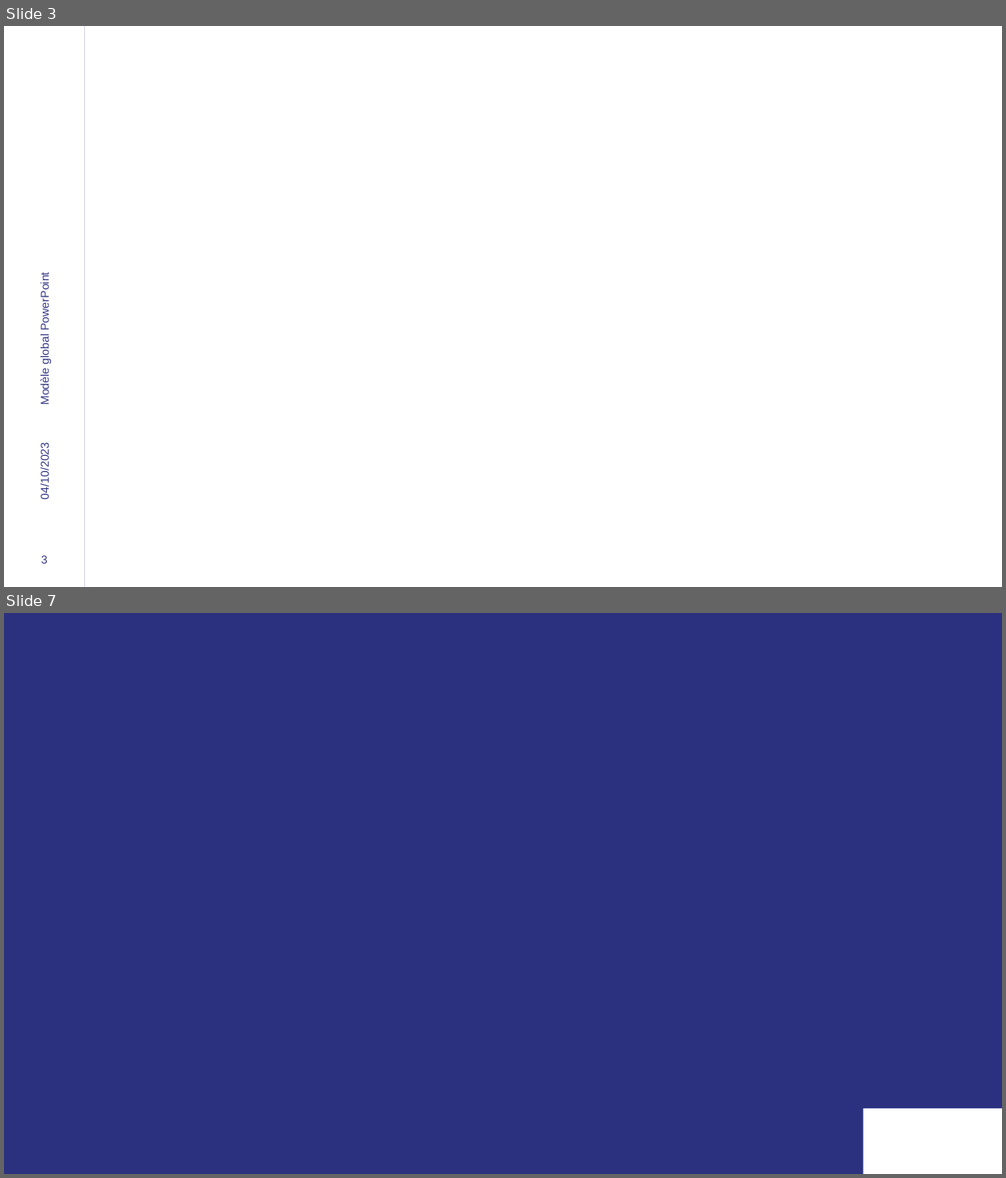
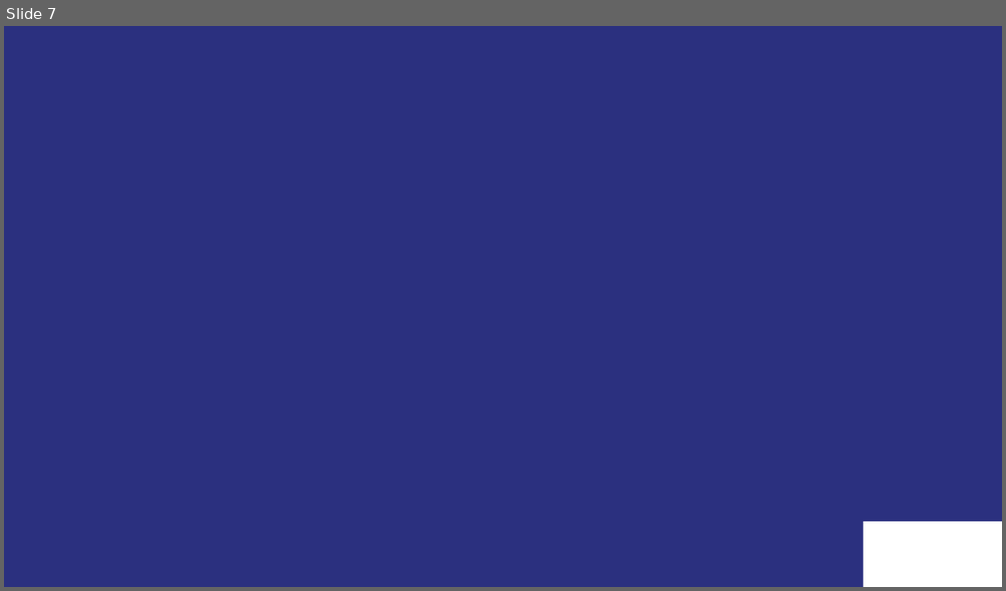
Before and after one commit to PierrePac/miphi, a slide deck: Annexe/Dossier/Présentation1.pptx. Shown one above the other, each under a label of ours: slides 3 and 7 before the commit, slide 7 after it; the slides between them are not shown. The pictures are 1006x1178 and 1006x591 pixels, drawn with LibreOffice and Linux fonts; fonts in the diff are those of the drawing; background and template pictures are left out. Boxes give left, top, right and bottom in pixels: in the first picture for what was removed or moved away, otherwise in the second. Text is boxed around its words. In the diff, an @@ line names an element or a change of style, - is before the commit and + after.

```diff
--- a/Annexe/Dossier/Présentation1.pptx
+++ b/Annexe/Dossier/Présentation1.pptx
@@ slide 3 removed at bbox=[4, 26, 1002, 587], background #FFFFFF @@
@@ line removed from (85, 26) to (85, 587) @@
@@ text removed at bbox=[39, 278, 52, 404] @@
-Modèle global PowerPoint
@@ text removed at bbox=[39, 448, 52, 498] @@
-04/10/2023
@@ page number removed at bbox=[41, 556, 48, 564] @@
-3
```
Also in this commit, not shown: 38 slides changed, 3 slides added, 2 other slides removed, 7 other files.
